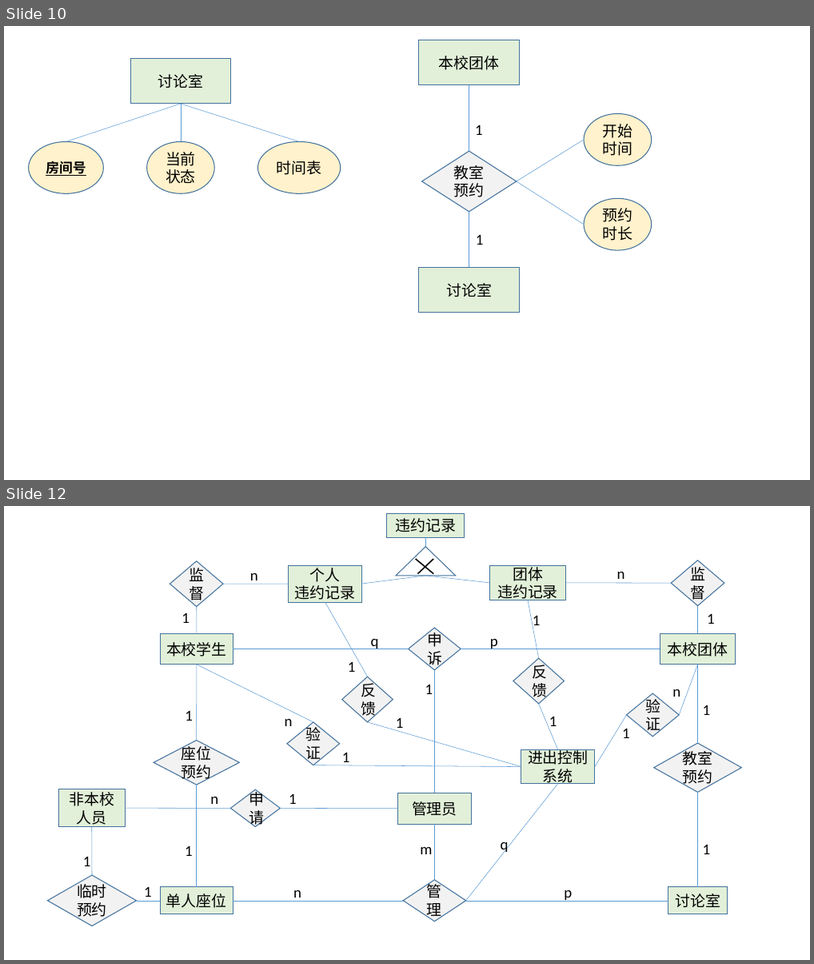
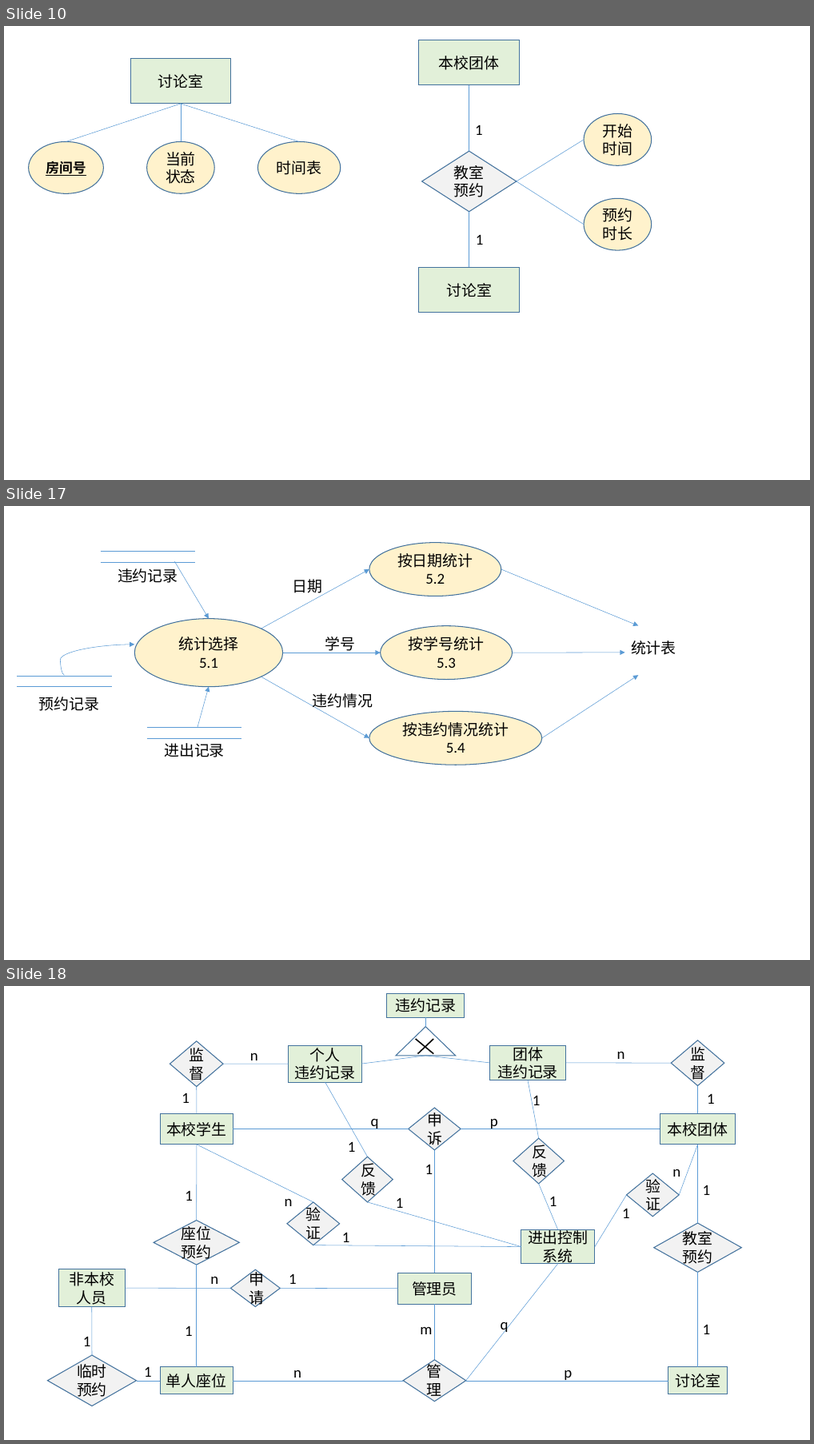
Before and after one commit to huangqiuyu/Database_BUAA, a slide deck: ours/E-R图初稿.pptx. Shown one above the other, each under a label of ours: slides 10 and 12 before the commit, slides 10, 17 and 18 after it; the slides between them are not shown. The pictures are 814x964 and 814x1444 pixels, drawn with LibreOffice and Linux fonts; fonts in the diff are those of the drawing. Boxes give left, top, right and bottom in pixels: in the first picture for what was removed or moved away, otherwise in the second. Text is boxed around its words. In the diff, an @@ line names an element or a change of style, - is before the commit and + after.

```diff
--- a/ours/E-R图初稿.pptx
+++ b/ours/E-R图初稿.pptx
@@ slide 17 added at bbox=[4, 506, 810, 960], background #FFFFFF @@
@@ line added from (100, 552) to (195, 552), #5B9BD5 0.5 pt @@
@@ ellipse added at bbox=[370, 542, 502, 596], fill #FFF2CC, outline #43739E 1 pt, 18 pt, text #000000 @@
+按日期统计
+5.2
@@ line added from (100, 562) to (195, 562), #5B9BD5 0.5 pt @@
@@ text added at bbox=[118, 566, 178, 583], 18 pt, text #000000 @@
+违约记录
@@ arrow added from (174, 562) to (209, 619), #5B9BD5 0.5 pt @@
@@ arrow added from (261, 628) to (370, 569), #5B9BD5 0.5 pt @@
@@ arrow added from (502, 569) to (638, 626), #5B9BD5 0.5 pt @@
@@ text added at bbox=[292, 579, 322, 596], 18 pt, text #000000 @@
+日期
@@ ellipse added at bbox=[134, 619, 283, 686], fill #FFF2CC, outline #43739E 1 pt, 18 pt, text #000000 @@
+统计选择
+5.1
@@ curved arrow added from (65, 675) to (134, 644), #5B9BD5 0.5 pt @@
@@ text added at bbox=[325, 636, 355, 653], 18 pt, text #000000 @@
+学号
@@ ellipse added at bbox=[381, 626, 513, 679], fill #FFF2CC, outline #43739E 1 pt, 18 pt, text #000000 @@
+按学号统计
+5.3
@@ text added at bbox=[631, 640, 677, 655], 18 pt, text #000000 @@
+统计表
@@ arrow added from (283, 652) to (381, 652), #5B9BD5 0.5 pt @@
@@ arrow added from (513, 652) to (626, 652), #5B9BD5 0.5 pt @@
@@ line added from (17, 676) to (112, 676), #5B9BD5 0.5 pt @@
@@ line added from (17, 686) to (112, 686), #5B9BD5 0.5 pt @@
@@ text added at bbox=[39, 696, 100, 711], 18 pt, text #000000 @@
+预约记录
@@ arrow added from (198, 727) to (209, 686), #5B9BD5 0.5 pt @@
@@ arrow added from (261, 676) to (370, 738), #5B9BD5 0.5 pt @@
@@ text added at bbox=[313, 693, 374, 711], 18 pt, text #000000 @@
+违约情况
@@ arrow added from (542, 738) to (638, 675), #5B9BD5 0.5 pt @@
@@ ellipse added at bbox=[370, 711, 542, 764], fill #FFF2CC, outline #43739E 1 pt, 18 pt, text #000000 @@
+按违约情况统计
+5.4
@@ line added from (146, 727) to (242, 727), #5B9BD5 0.5 pt @@
@@ line added from (146, 738) to (242, 738), #5B9BD5 0.5 pt @@
@@ text added at bbox=[164, 743, 225, 757], 18 pt, text #000000 @@
+进出记录
@@ what was slide 12 is now slide 18 @@
```
Also in this commit, not shown: 3 slides changed, 6 other slides added, 1 other file.
